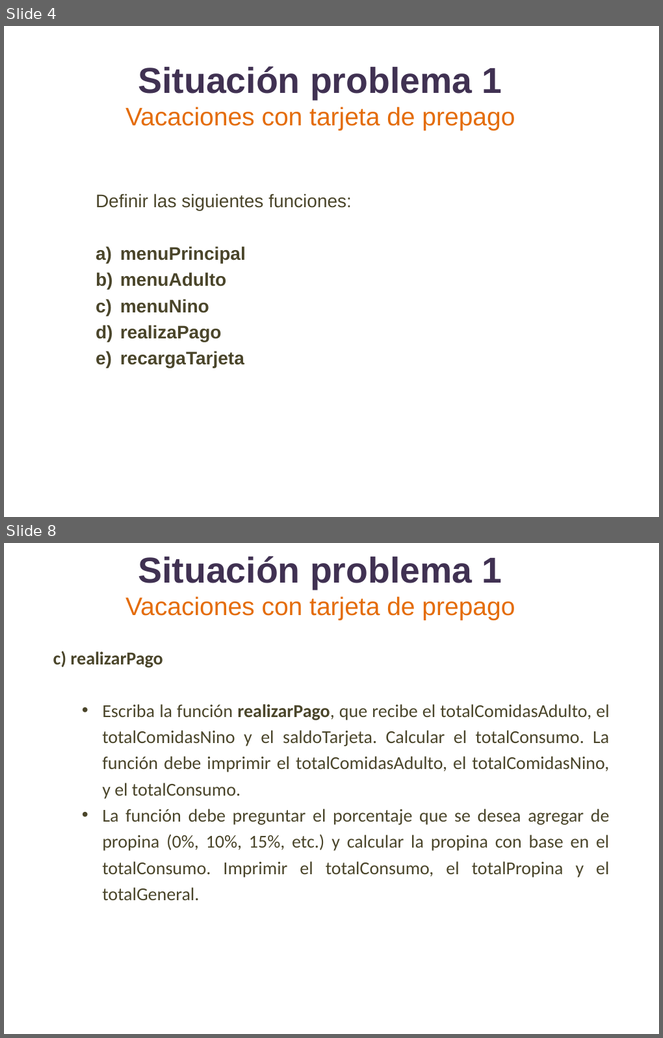
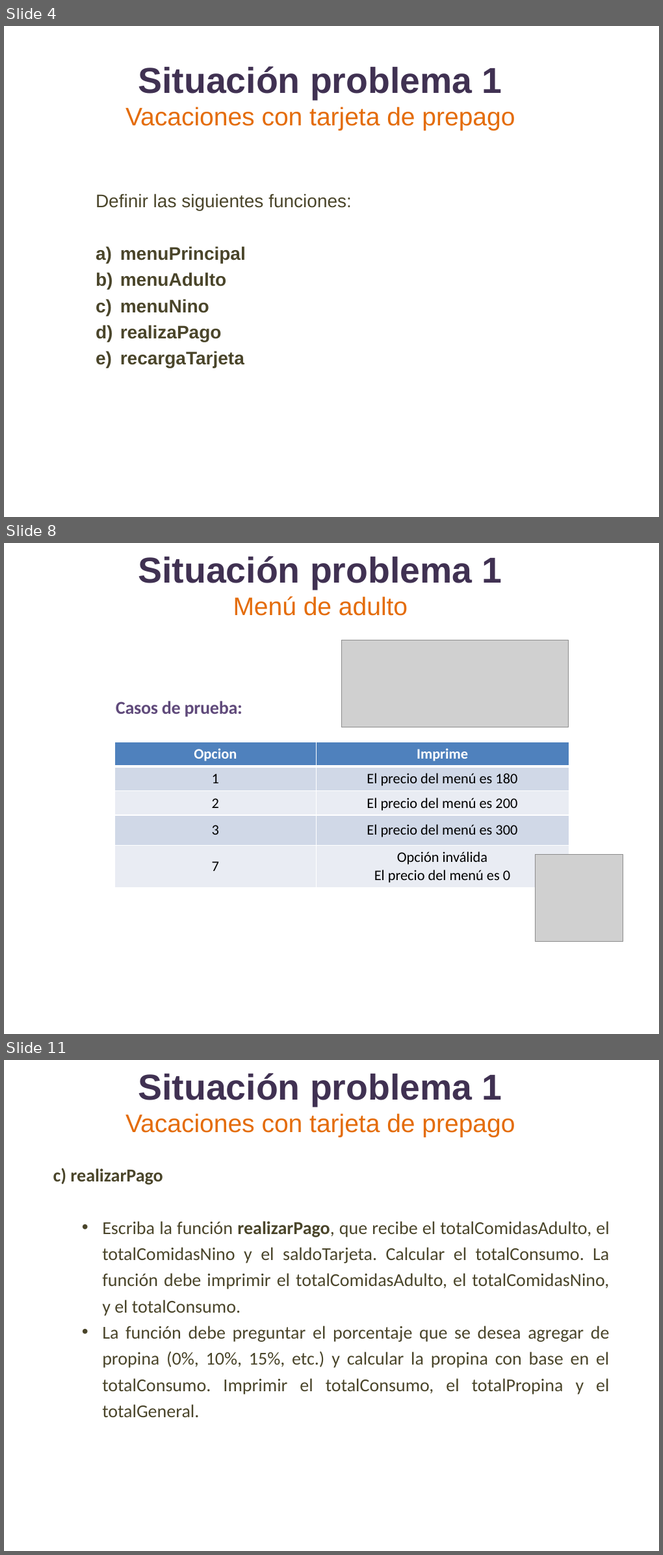
Before and after one commit to lizetheP/PensamientoC, a slide deck: Calendario2019/Presentaciones/Semana2/SITUACION1_F.pptx. Shown one above the other, each under a label of ours: slides 4 and 8 before the commit, slides 4, 8 and 11 after it; the slides between them are not shown. The pictures are 663x1038 and 663x1555 pixels, drawn with LibreOffice and Linux fonts; fonts in the diff are those of the drawing; grey boxes stand for pictures. Boxes give left, top, right and bottom in pixels: in the first picture for what was removed or moved away, otherwise in the second. Text is boxed around its words. In the diff, an @@ line names an element or a change of style, - is before the commit and + after.

```diff
--- a/Calendario2019/Presentaciones/Semana2/SITUACION1_F.pptx
+++ b/Calendario2019/Presentaciones/Semana2/SITUACION1_F.pptx
@@ slide 8 added at [4,543,659,1034], background #FFFFFF @@
@@ title added at [139,556,503,616], 39.6 pt, text #403152, bold @@
+Situación problema 1
+Menú de adulto
@@ picture added at [341,640,568,727] @@
@@ text added at [116,701,243,717], 20 pt, text #604A7B, bold @@
+Casos de prueba:
@@ table added at [114,742,569,886], 5 rows, 2 columns @@
+Opcion | Imprime
+1 | El precio del menú es 180
+2 | El precio del menú es 200
+3 | El precio del menú es 300
+7 | Opción inválida / El precio del menú es 0
@@ picture added at [535,854,623,941] @@
@@ what was slide 8 is now slide 11 @@
```
Also in this commit, not shown: 5 slides changed, 3 other slides added, 2 other files.
